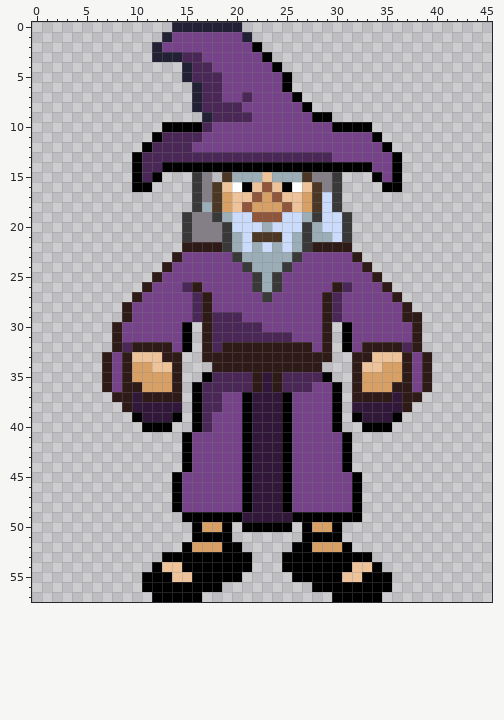
Pixel-art sprite, stored at assets/wizard.png. The first picture shows the starting point.
The file is 46x58 pixels. Colours within 5 levels of each other are drawn and written as one.
After the commit:
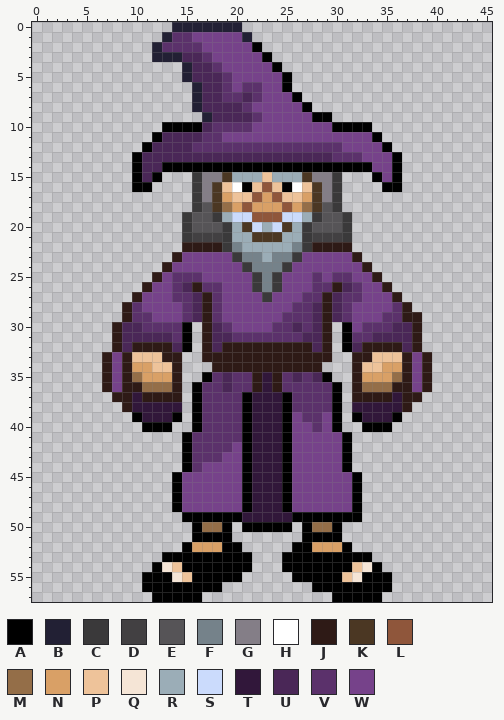
Palette (. is transparent): A #000000  B #222034  C #3a393a  D #424042  E #565457  F #75828a  G #847e87  H #ffffff  J #2e1a16  K #4b3723  L #8f563b  M #946e48  N #d9a066  P #eec39a  Q #f5e5d6  R #9badb7  S #cbdbfc  T #31173a  U #4a2757  V #5b316b  W #76428a
Difference:
@@ x 0..45 @@
  0 ..............BBBBBBB.........................
- 1 .............BWWWWWWWB........................
- 2 ............BWWWWWWWWWA.......................
- 3 ............BBBUUWWWWWWA......................
- 4 ...............BUUWWWWWWA.....................
- 5 ...............BUUUWWWWWWA....................
- 6 ................BUUWWWWWWA....................
- 7 ................BUUWWUWWWWA...................
- 8 ................BUUUUWWWWWWA..................
- 9 .................BUUUUWWWWWWAA................
-10 .............AAAAUWWWWWWWWWWWWAAAA............
-11 ............AUUUUWWWWWWWWWWWWWWWWWA...........
-12 ...........AUUUUWWWWWWWWWWWWWWWWWWWA..........
-13 ..........AUUUUUUUUUUUUUUUUUUUWWWWWWA.........
+ 1 .............BVVWWWWWB........................
+ 2 ............BVVVVWWWWWA.......................
+ 3 ............BBBUUVWWWWWA......................
+ 4 ...............BUUVWWWWWA.....................
+ 5 ...............BUUUVWWWWWA....................
+ 6 ................BUUVWVVWWA....................
+ 7 ................BUUVVUVWWWA...................
+ 8 ................BUUUUVWWWWWA..................
+ 9 .................BUUUUVWWWWWAA................
+10 .............AAAAUVVVVWWWWWWWWAAAA............
+11 ............AUUUUVVWWWWWWWWWWWWWWWA...........
+12 ...........AUUUUVVVVVVVVVVVVVVVWWWWA..........
+13 ..........AUUUUUUUUUUUUUUUUUUUVVVWWWA.........
 14 ..........AUUAAAAAAAAAAAAAAAAAAAAAWWA.........
-15 ..........AUA...CG.KRRRPRRRKGGC...AWA.........
+15 ..........AUA...CGGKRRRPRRRKGGC...AWA.........
 16 ..........AA....CGKPHAPLPAHPKGC....AA.........
-17 ................CGKNPPLNLPPNKSC...............
-18 ................CRKNPLNNNLPNKSC...............
-19 ...............CGGCRSSLLLSSRCSSC..............
-20 ...............CGGGCSSSRSSSCRSSC..............
-21 ...............CGGGCRSKKKSRCRRSC..............
-22 ...............JJJJCRSRSRSRCJJJJ..............
-23 ..............JWWWWWCRRRRRCWWWWWJ.............
-24 .............JWWWWWWWCRRRCWWWWWWWJ............
-25 ............JWWWWWWWWWCRCWWWWWWWWWJ...........
-26 ...........JWWWUJWWWWWCRCWWWWWJUWWWJ..........
-27 ..........JWWWWWUJWWWWWCWWWWWJUWWWWWJ.........
-28 .........JWWWWWWUJWWWWWWWWWWWJUWWWWWWJ........
-29 .........JWWWWWWUJUUUWWWWWWWWJUWWWWWWJJ.......
-30 ........JWWWWWWA.JUUUUUWWWWWWJ.AWWWWWWJ.......
-31 ........JWWWWWWA.JUUUUUUUUWWWJ.AWWWWWWJ.......
-32 ........JUJJJJWA.JUJJJJJJJJJWJ.AWJJJJUJ.......
+17 ................CGKNPPLNLPPNKGC...............
+18 ................CEKMNLNNNLNMKEC...............
+19 ...............CEECRSSLLLSSRCEEC..............
+20 ...............CEEECRKSRSKRCEEEC..............
+21 ...............CDDDCRRKKKRRCDDDC..............
+22 ...............JJJJCFRRRRRFCJJJJ..............
+23 ..............JWWWWWCFFRFFCWWWWWJ.............
+24 .............JWWWWWWWCFFFCWWWWWWWJ............
+25 ............JWVVVWWWWWCFCWWWVWVVWWJ...........
+26 ...........JWWVUJVVWWWCFCWWWVVJUVWWJ..........
+27 ..........JWWWVVUJVWWWWCWWWVVJUVVWWWJ.........
+28 .........JVWWWWVUJVWWWWWWWVVUJUVWWWWVJ........
+29 .........JVVWWWVUJVWWWWWWVVVUJUVWWWVVJJ.......
+30 ........JUUVVVVA.JUVWWWWVVUVUJ.AWVVVUUJ.......
+31 ........JUUUUUVA.JUUVVVVVVVUUJ.AVVUUUUJ.......
+32 ........JUJJJJUA.JUJJJJJJJJJUJ.AUJJJJUJ.......
 33 .......JWJPPPJJ..JJJJJJJJJJJJJ..JJPPPJWJ......
 34 .......JWJNNPPJ...JJJJJJJJJJJ...JPPNNJWJ......
-35 .......JWJNNNNJ..AUUUUJTJUUUUA..JNNNNJWJ......
-36 .......JWJJNNNJ.AUUUUUJTJUUUWWA.JNNNJJWJ......
-37 ........JJTJJJJ.AUUWWATTTAWWWWA.JJJJTJJ.......
-38 .........JTTTTT.AUUWWATTTAWWWWA.TTTTTJ........
-39 ..........ATTTA.AUWWWATTTAWWWWA.ATTTA.........
-40 ...........AAA..AUWWWATTTAWWWWA..AAA..........
-41 ...............AWWWWWATTTAWWWWWA..............
-42 ...............AWWWWWATTTAWWWWWA..............
-43 ...............AWWWWWATTTAWWWWWA..............
-44 ...............AWWWWWATTTAWWWWWA..............
+35 .......JWJMNNNJ..AVUVVJTJVUVUA..JNNNMJWJ......
+36 .......JWJJMMMJ.AVVUVVJTJVVVVVA.JMMMJJWJ......
+37 ........JJTJJJJ.AVVVVATTTAVVVVA.JJJJTJJ.......
+38 .........JTTTTT.AVVVVATTTAVVVVA.TTTTTJ........
+39 ..........ATTTA.AVVVVATTTAWVVWA.ATTTA.........
+40 ...........AAA..AVVVVATTTAWWVWA..AAA..........
+41 ...............AVVVVVATTTAWWWWWA..............
+42 ...............AVVVVWATTTAWWWWWA..............
+43 ...............AVVVWWATTTAWWWWWA..............
+44 ...............AVWWWWATTTAWWWWWA..............
 45 ..............AWWWWWWATTTAWWWWWWA.............
@@ x 15..31 @@
 49 AAAAAATTTTTAAAAAA
-50 .ANNA.AAAAA.ANNA.
+50 .AMMA.AAAAA.AMMA.
 51 .AAAA.......AAAA.
@@ x 11..35 @@
 53 ..AAAAAAAAA...AAAAAAAAA..
-54 .APPAAAAAAA...AAAAAAAPPA.
-55 AAAPPAAAAA.....AAAAAPPAAA
+54 .AQPAAAAAAA...AAAAAAAPQA.
+55 AAAQPAAAAA.....AAAAAPQAAA
 56 AAAAAAAA.........AAAAAAAA
Where, in picture pixels (left, top, right, bottom), the same in both pictures:
changed: (122, 32, 412, 472)
changed: (202, 522, 222, 532)
changed: (312, 522, 332, 532)
changed: (162, 562, 182, 582)
changed: (352, 562, 372, 582)
